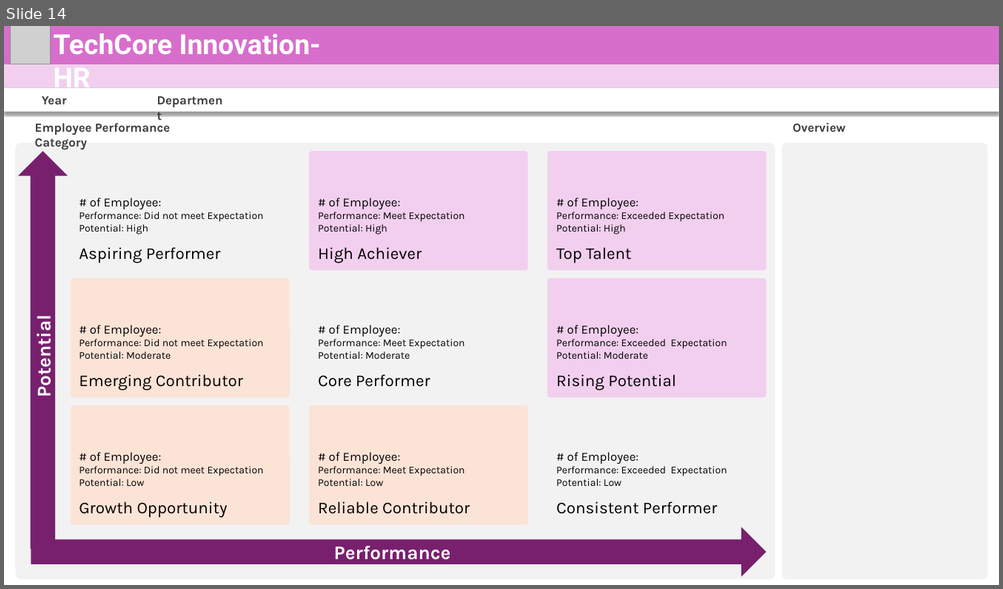
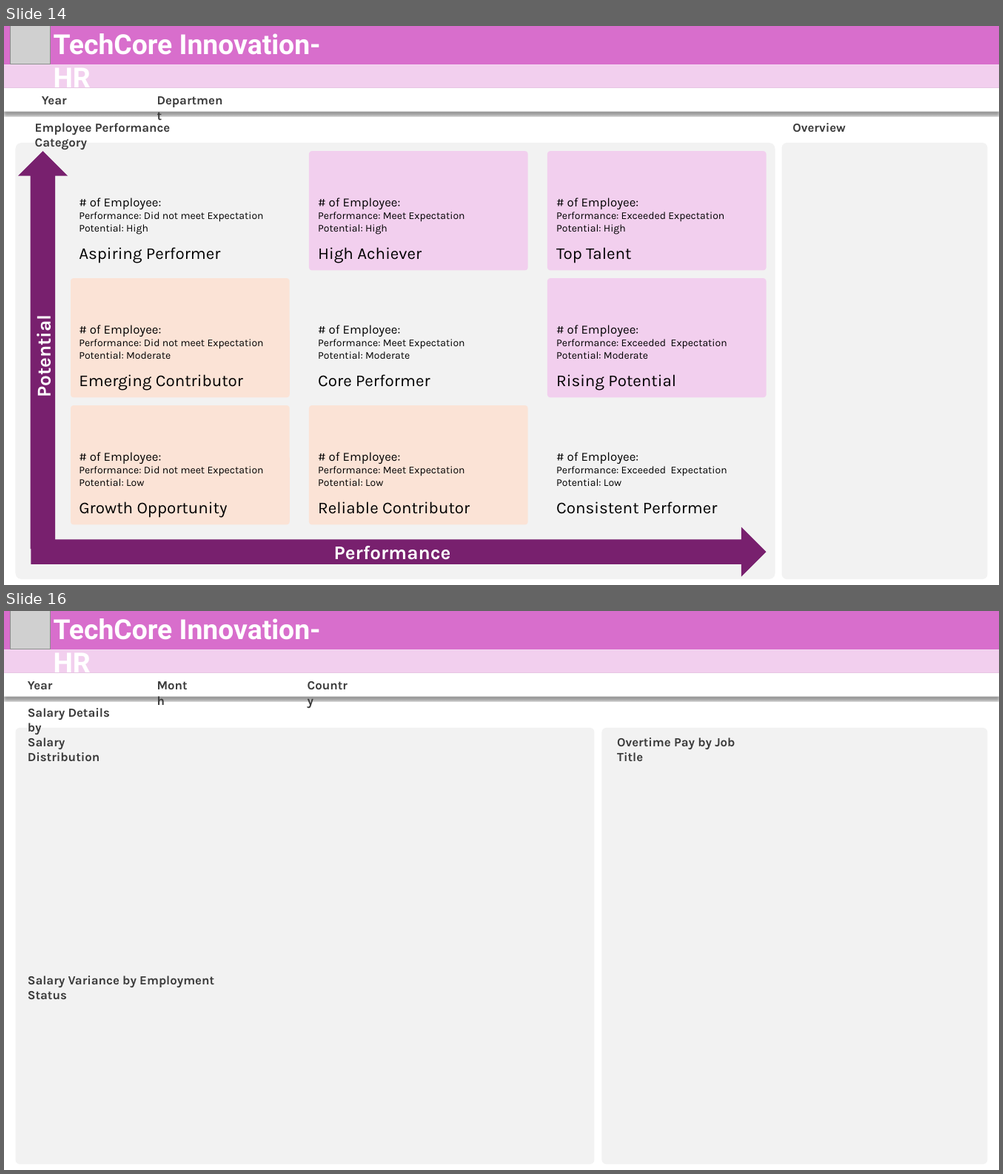
Before and after one commit to mmrnayan/HR-Analysis, a slide deck: bk/0bk.pptx. Shown one above the other, each under a label of ours: slide 14 before the commit, slides 14 and 16 after it; the slides between them are not shown. The pictures are 1003x589 and 1003x1174 pixels, drawn with LibreOffice and Linux fonts; fonts in the diff are those of the drawing; grey boxes stand for pictures. Boxes give left, top, right and bottom in pixels: in the first picture for what was removed or moved away, otherwise in the second. Text is boxed around its words. In the diff, an @@ line names an element or a change of style, - is before the commit and + after.

```diff
--- a/bk/0bk.pptx
+++ b/bk/0bk.pptx
@@ slide 16 added at (4, 611, 999, 1170), background #FFFFFF @@
@@ rectangle added at (4, 611, 999, 649), fill #D86ECC @@
@@ picture added at (10, 611, 50, 649) @@
@@ text added at (54, 618, 321, 649), 40 pt, text #FFFFFF, bold @@
+TechCore Innovation- HR
@@ rectangle added at (4, 649, 999, 673), fill #F2CFEE @@
@@ rectangle added at (4, 673, 999, 697), fill #FFFFFF @@
@@ text added at (152, 675, 199, 695), 18 pt, text #3A3A3A, bold @@
+Month
@@ text added at (302, 675, 358, 695), 18 pt, text #3A3A3A, bold @@
+Country
@@ text added at (28, 681, 53, 689), 18 pt, text #3A3A3A, bold @@
+Year
@@ text added at (28, 708, 110, 735), 18 pt, text #3A3A3A, bold @@
+Salary Details by
@@ rounded rectangle added at (15, 728, 595, 1165), fill #F2F2F2 @@
@@ text added at (28, 738, 100, 761), 18 pt, text #3A3A3A, bold @@
+Salary Distribution
@@ rounded rectangle added at (602, 728, 987, 1165), fill #F2F2F2 @@
@@ text added at (617, 738, 734, 761), 18 pt, text #3A3A3A, bold @@
+Overtime Pay by Job Title
@@ text added at (28, 976, 214, 999), 18 pt, text #3A3A3A, bold @@
+Salary Variance by Employment Status
```
Also in this commit, not shown: 1 slide changed, 13 other slides added, 36 other files.
